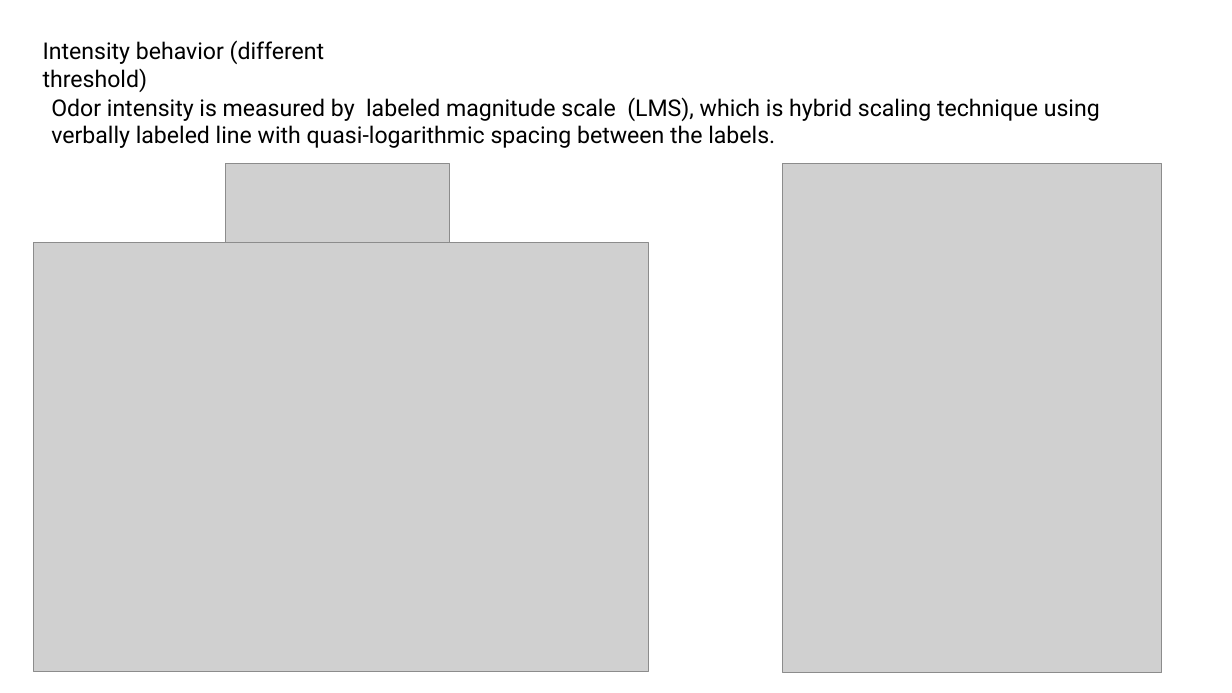
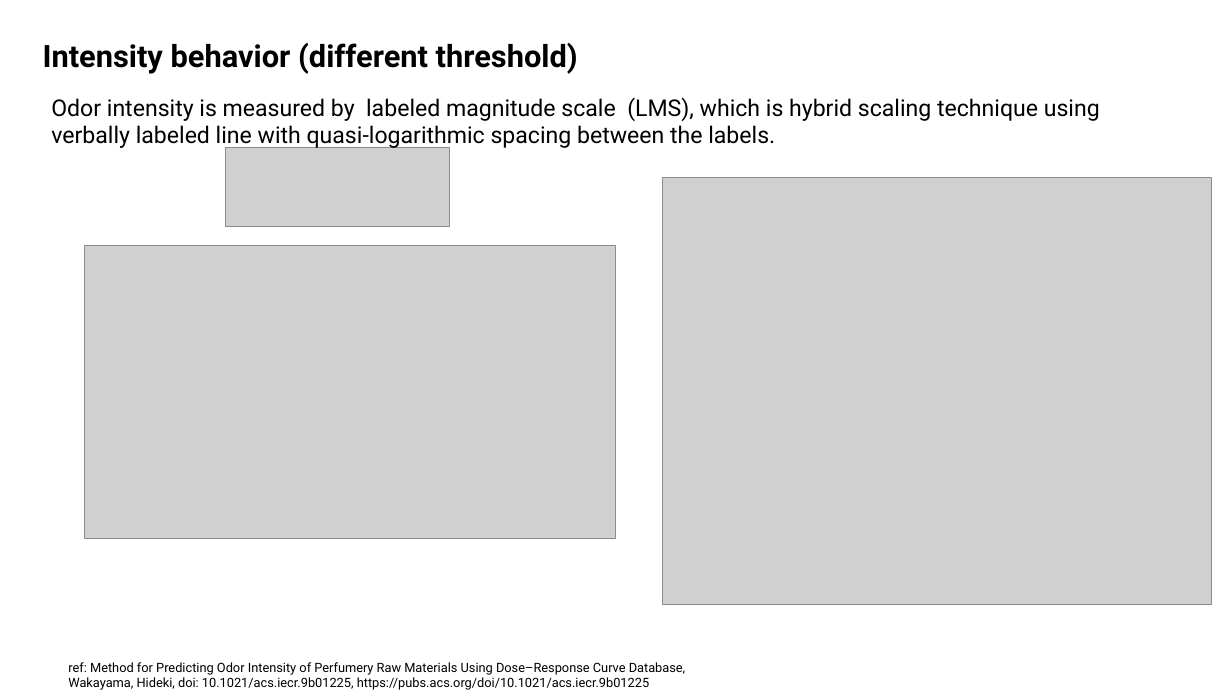
Before and after one commit to kiriyevskykiril/ai-program-2026, a slide deck: slide 2 of project_1/precentation/Smell intensity presentation.pptx. Drawn at 1232x693 pixels with LibreOffice and Linux fonts; fonts in the diff are those of the drawing; grey boxes stand for pictures. Boxes give left, top, right and bottom in pixels: in the first picture for what was removed or moved away, otherwise in the second. Text is boxed around its words. In the diff, an @@ line names an element or a change of style, - is before the commit and + after.

```diff
--- a/project_1/precentation/Smell intensity presentation.pptx
+++ b/project_1/precentation/Smell intensity presentation.pptx
@@ text "Intensity behavior (different threshold)" at (43, 43, 578, 74): size 18 to 24 pt, bold on @@
@@ picture: place and size @@
-picture at (226, 164, 449, 243)
+picture at (226, 147, 449, 226)
@@ picture: place and size @@
-picture at (783, 164, 1162, 673)
+picture at (663, 177, 1212, 604)
@@ picture: place and size @@
-picture at (33, 243, 648, 672)
+picture at (84, 245, 616, 538)
@@ text added at (68, 662, 685, 690), 10 pt, text #000000 @@
+ref: Method for Predicting Odor Intensity of Perfumery Raw Materials Using Dose–Response Curve Database, Wakayama, Hideki, doi: 10.1021/acs.iecr.9b01225, https://pubs.acs.org/doi/10.1021/acs.iecr.9b01225
```
Also in this commit, not shown: 2 other slides changed, 16 slides added, 16 other files.
